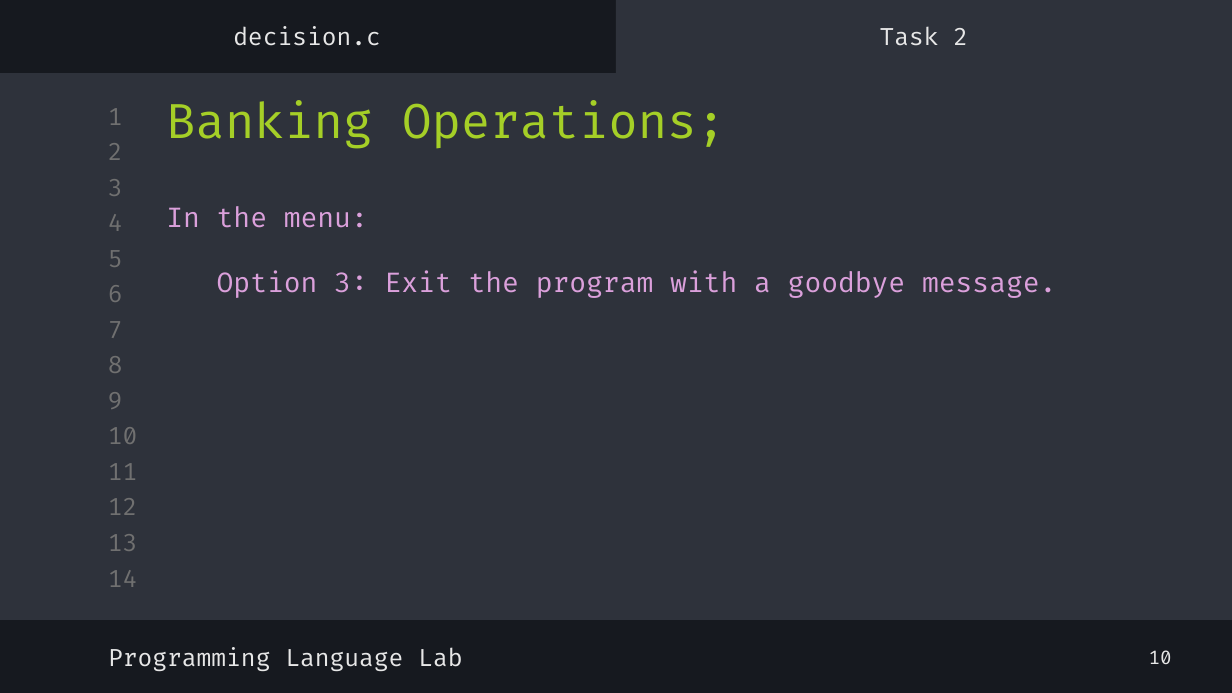
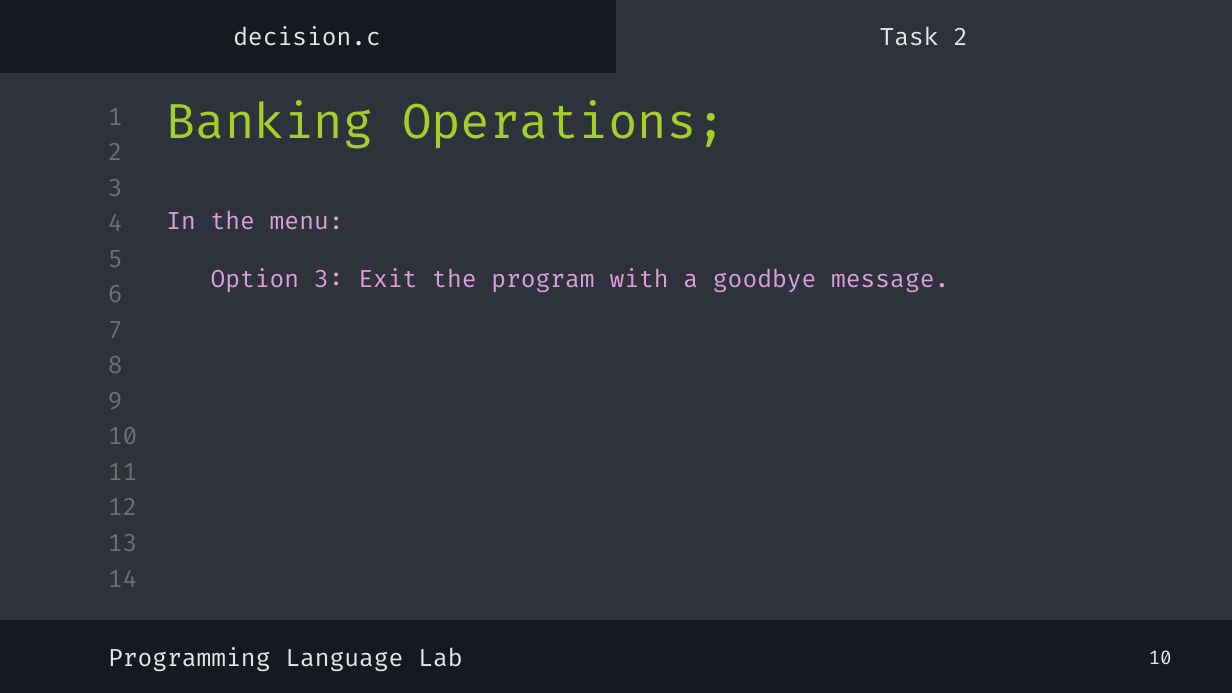
Before and after one commit to shayan-naghizadeh/C-Lab-AUT, a slide deck: slide 12 of slides/4.Decision/Decision.pptx. Drawn at 1232x693 pixels with LibreOffice and Linux fonts; fonts in the diff are those of the drawing. Boxes give left, top, right and bottom in pixels: in the first picture for what was removed or moved away, otherwise in the second. Text is boxed around its words. In the diff, an @@ line names an element or a change of style, - is before the commit and + after.

```diff
--- a/slides/4.Decision/Decision.pptx
+++ b/slides/4.Decision/Decision.pptx
@@ text "In the menu:" at (x1=166, y1=210, x2=949, y2=292): size 16 to 14 pt @@
```
Also in this commit, not shown: 2 slides added, 6 other files.
